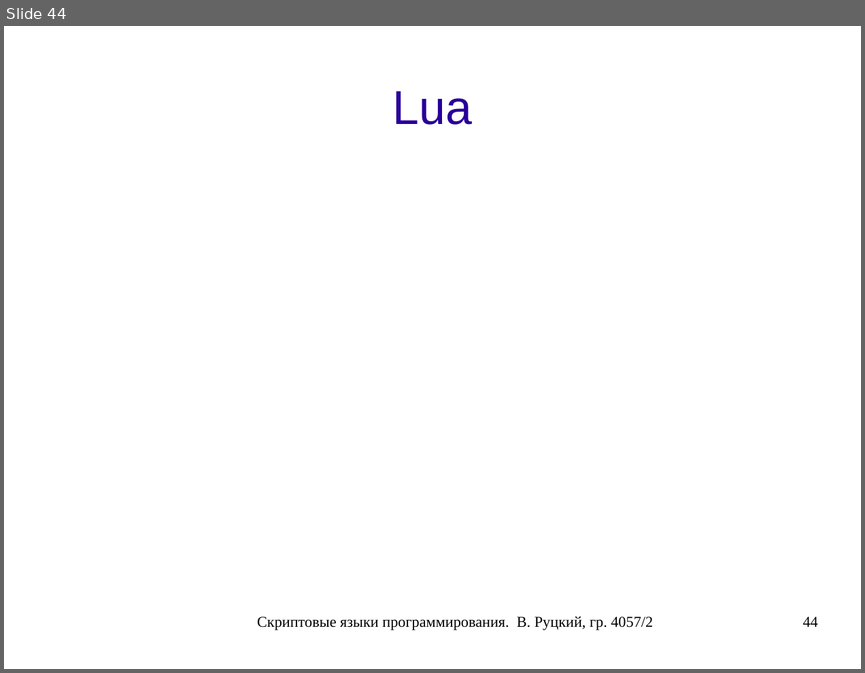
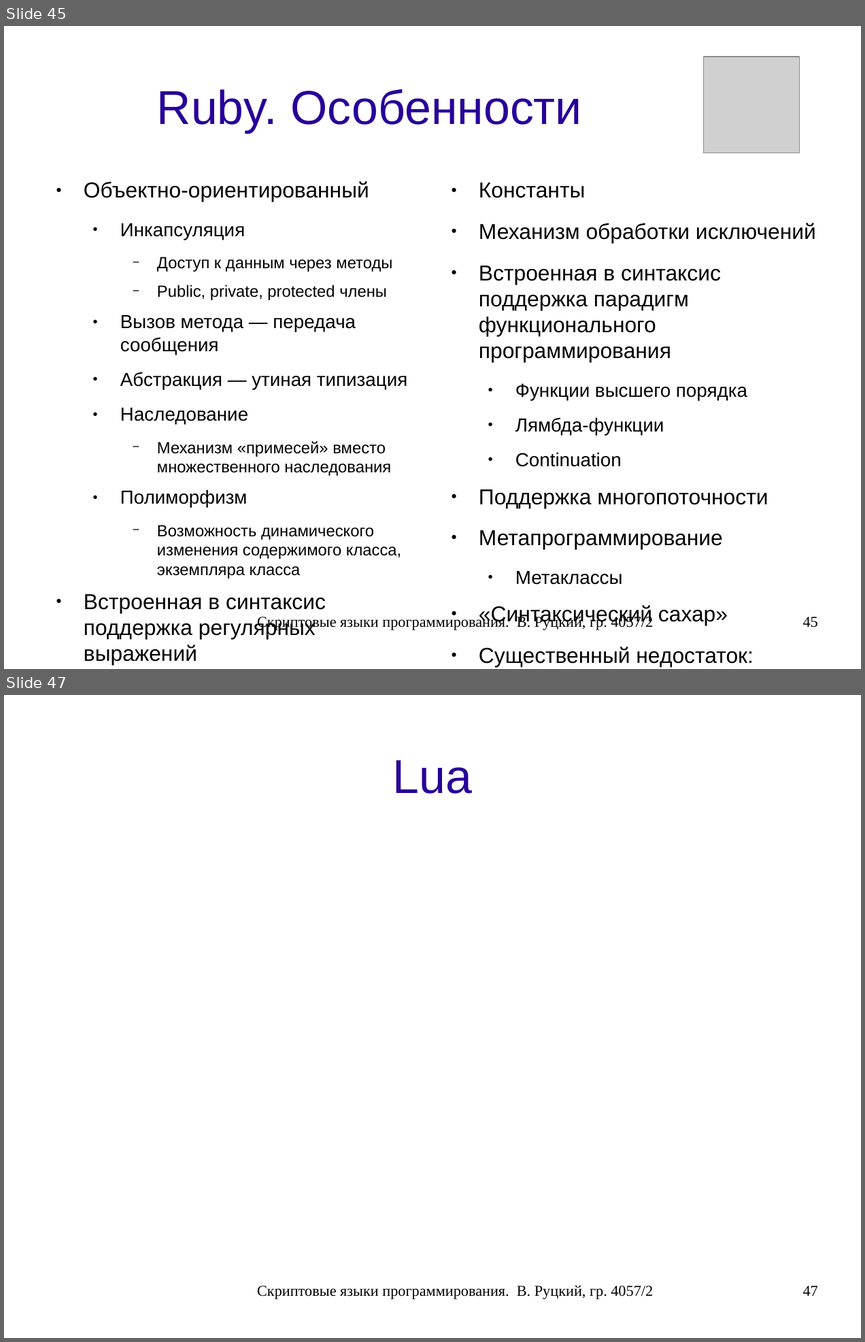
Before and after one commit to rutsky/semester07, a slide deck: Operation_systems/scripting_languages/40572_Rutsky_Scripting_languages.odp. Shown one above the other, each under a label of ours: slide 44 before the commit, slides 45 and 47 after it; the slides between them are not shown. The pictures are 865x673 and 865x1342 pixels, drawn with LibreOffice and Linux fonts; fonts in the diff are those of the drawing; grey boxes stand for pictures. Boxes give left, top, right and bottom in pixels: in the first picture for what was removed or moved away, otherwise in the second. Text is boxed around its words. In the diff, an @@ line names an element or a change of style, - is before the commit and + after.

Commit message:
Scripting languages presentation: Ruby part.

```diff
--- a/Operation_systems/scripting_languages/40572_Rutsky_Scripting_languages.odp
+++ b/Operation_systems/scripting_languages/40572_Rutsky_Scripting_languages.odp
@@ slide 45 added at bbox=[4, 26, 861, 669], background #FFFFFF @@
@@ picture added at bbox=[704, 57, 800, 152] @@
@@ title added at bbox=[157, 89, 582, 133], 44 pt, text #280099 @@
+Ruby. Особенности
@@ text added at bbox=[84, 181, 407, 665], 15 pt, text #000000 @@
+● Объектно-ориентированный
+  ● Инкапсуляция
+    − Доступ к данным через методы
+    − Public, private, protected члены
+  ● Вызов метода — передача сообщения
+  ● Абстракция — утиная типизация
+  ● Наследование
+    − Механизм «примесей» вместо множественного наследования
+  ● Полиморфизм
+    − Возможность динамического изменения содержимого класса, экземпляра класса
+● Встроенная в синтаксис поддержка регулярных выражений
+● Блоки — именованные замыкания. Итерирование
@@ text added at bbox=[479, 223, 816, 666], 20 pt, text #000000 @@
+● Константы
+● Механизм обработки исключений
+● Встроенная в синтаксис поддержка парадигм функционального программирования
+  ● Функции высшего порядка
+  ● Лямбда-функции
+  ● Continuation
+● Поддержка многопоточности
+● Метапрограммирование
+  ● Метаклассы
+● «Синтаксический сахар»
+● Существенный недостаток: медленный
@@ text added at bbox=[257, 614, 653, 630], 14 pt, text #000000 @@
+Скриптовые языки программирования. В. Руцкий, гр. 4057/2
@@ page number added at bbox=[803, 616, 818, 627], 14 pt, text #000000 @@
+45
@@ what was slide 44 is now slide 47 @@
@@ page number at bbox=[803, 1285, 818, 1295]: text changed @@
-44
+47
```
Also in this commit, not shown: 4 slides changed, 2 other slides added.
